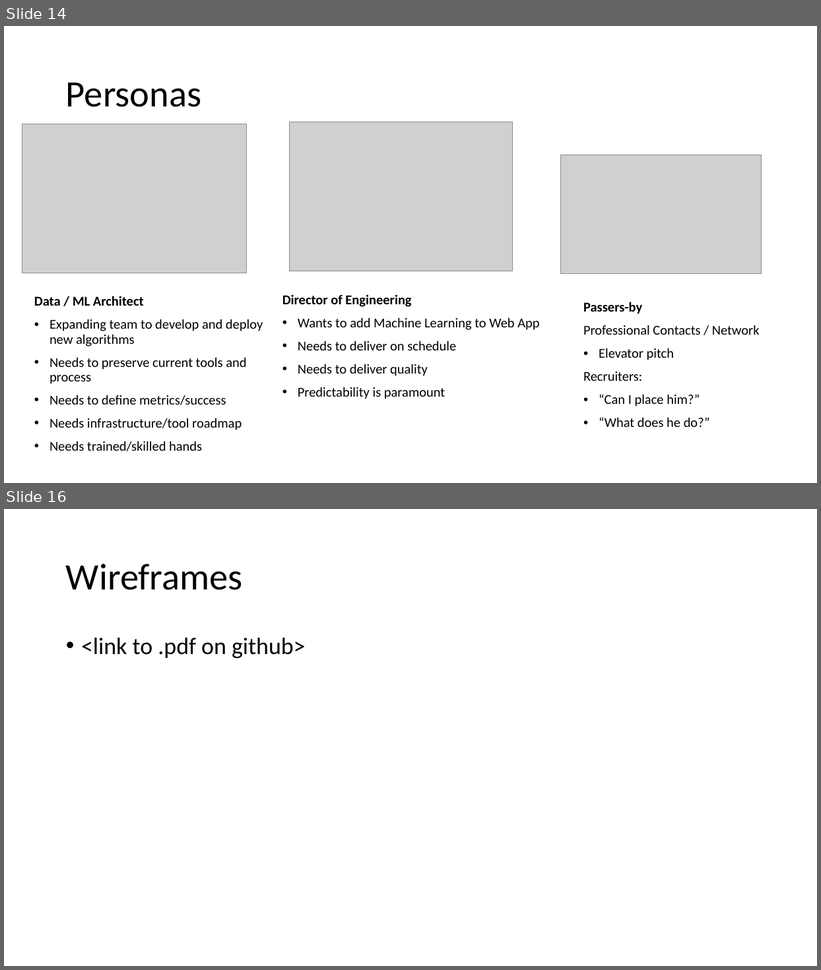
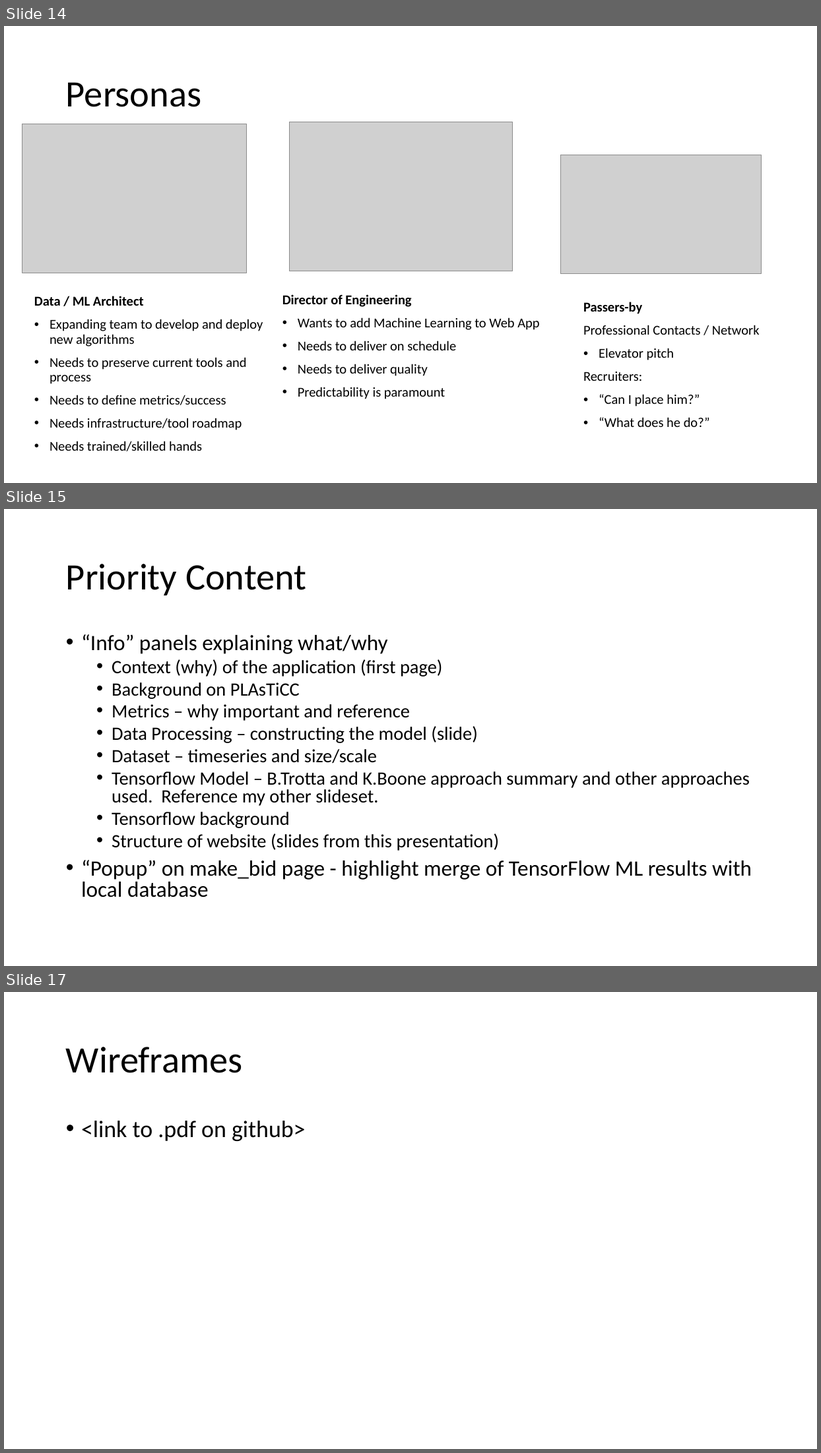
Before and after one commit to cwinsor/django_103_plasticc_and_ux, a slide deck: presentation.pptx. Shown one above the other, each under a label of ours: slides 14 and 16 before the commit, slides 14, 15 and 17 after it; the slides between them are not shown. The pictures are 821x970 and 821x1453 pixels, drawn with LibreOffice and Linux fonts; fonts in the diff are those of the drawing; grey boxes stand for pictures. Boxes give left, top, right and bottom in pixels: in the first picture for what was removed or moved away, otherwise in the second. Text is boxed around its words. In the diff, an @@ line names an element or a change of style, - is before the commit and + after.

```diff
--- a/presentation.pptx
+++ b/presentation.pptx
@@ slide 15 added at (x1=4, y1=509, x2=817, y2=966), background #FFFFFF @@
@@ title added at (x1=66, y1=564, x2=306, y2=595), 44 pt, text #000000 @@
+Priority Content
@@ text added at (x1=81, y1=634, x2=752, y2=898), 22.2 pt, text #000000 @@
+• “Info” panels explaining what/why
+  • Context (why) of the application (first page)
+  • Background on PLAsTiCC
+  • Metrics – why important and reference
+  • Data Processing – constructing the model (slide)
+  • Dataset – timeseries and size/scale
+  • Tensorflow Model – B.Trotta and K.Boone approach summary and other approaches used. Reference my other slideset.
+  • Tensorflow background
+  • Structure of website (slides from this presentation)
+• “Popup” on make_bid page - highlight merge of TensorFlow ML results with local database
@@ what was slide 16 is now slide 17 @@
```
Also in this commit, not shown: 2 slides changed, 7 other files.
